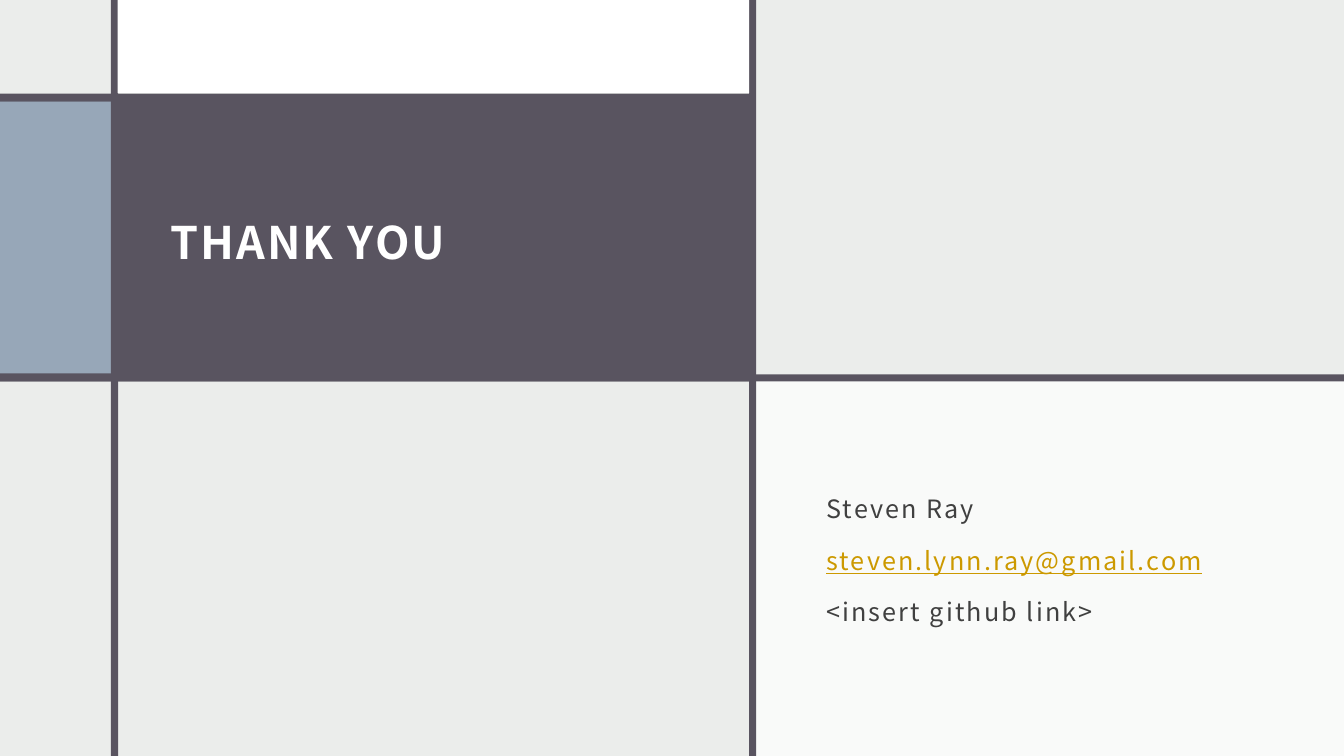
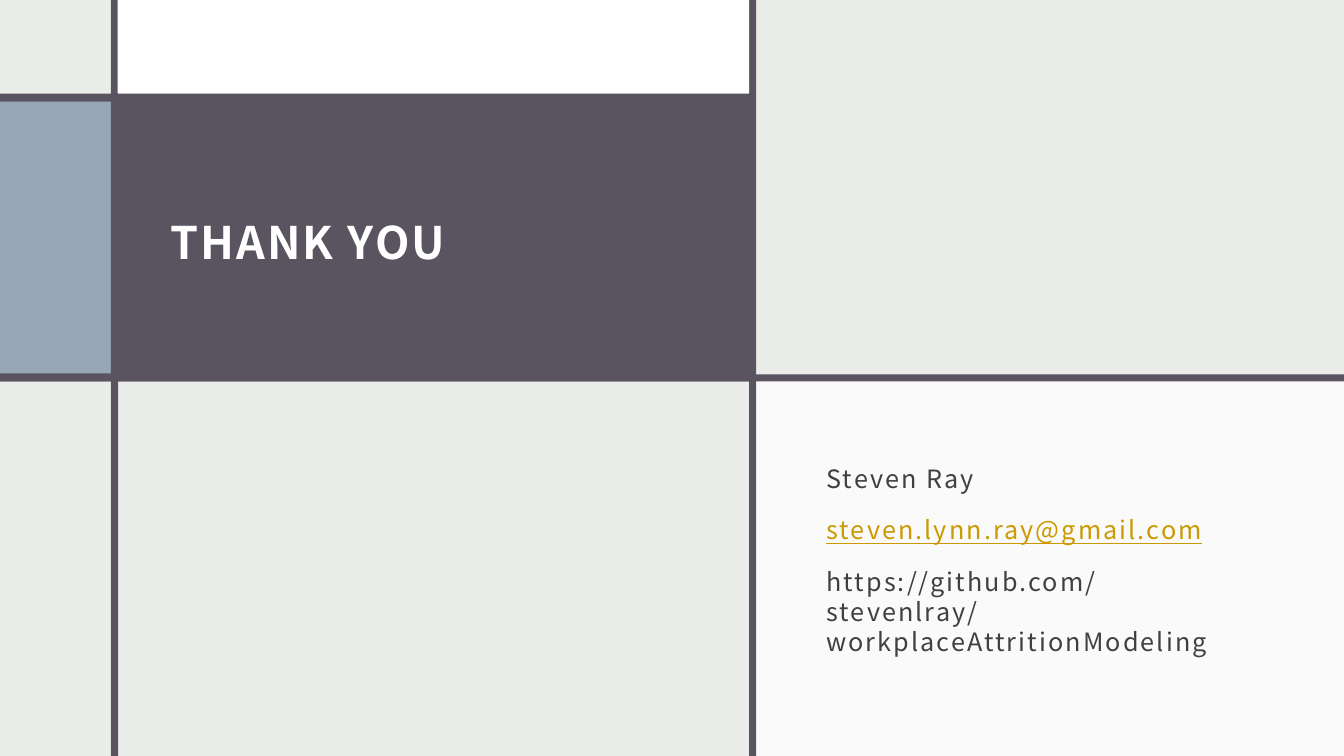
Before and after one commit to stevenlray/workplaceAttritionModeling, a slide deck: slide 11 of capstone2.pptx. Drawn at 1344x756 pixels with LibreOffice and Linux fonts; fonts in the diff are those of the drawing. Boxes give left, top, right and bottom in pixels: in the first picture for what was removed or moved away, otherwise in the second. Text is boxed around its words. In the diff, an @@ line names an element or a change of style, - is before the commit and + after.

```diff
--- a/capstone2.pptx
+++ b/capstone2.pptx
@@ text at bbox=[826, 571, 1206, 658]: text changed @@
-<insert github link>
+https://github.com/stevenlray/workplaceAttritionModeling
```
Also in this commit, not shown: 1 other slide changed.
